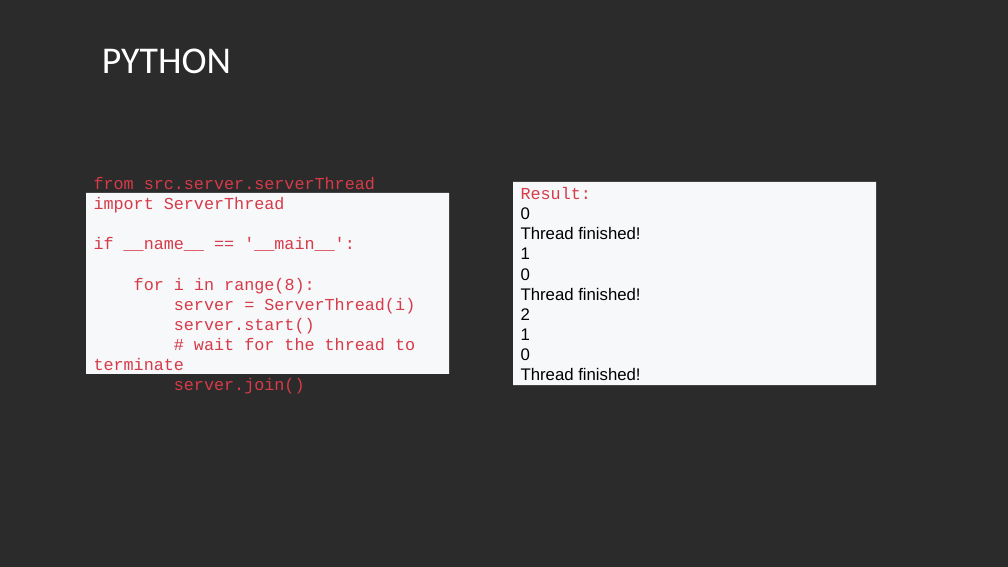
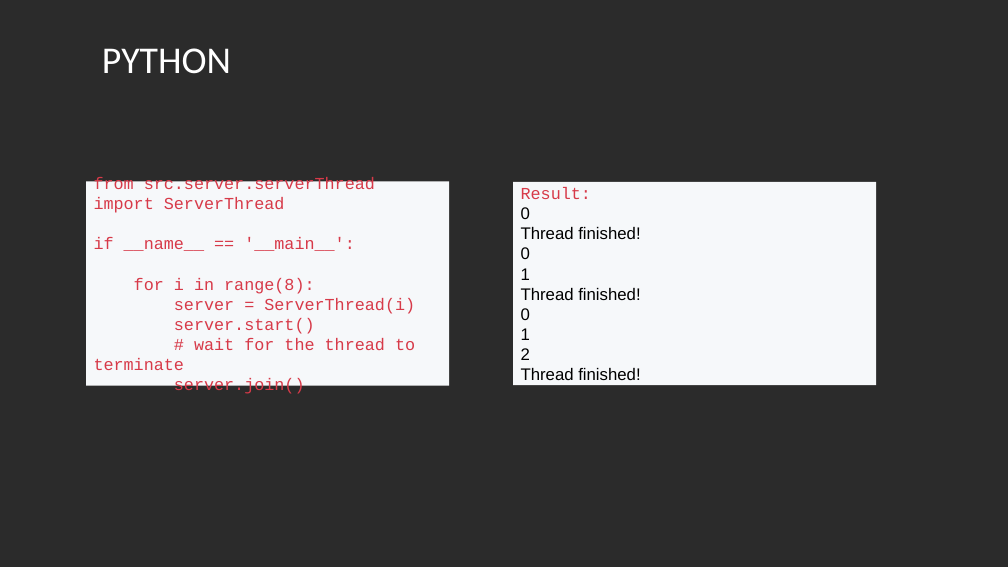
Before and after one commit to LukasKiederle/seminar-compare-go, a slide deck: slide 5 of Comparing Raft algorithm in go and Python.pptx. Drawn at 1008x567 pixels with LibreOffice and Linux fonts; fonts in the diff are those of the drawing; background and template pictures are left out; a plain dark background stands for a picture behind light text. Boxes give left, top, right and bottom in pixels: in the first picture for what was removed or moved away, otherwise in the second. Text is boxed around its words. In the diff, an @@ line names an element or a change of style, - is before the commit and + after.

Commit message:
updated presentation

```diff
--- a/Comparing Raft algorithm in go and Python.pptx
+++ b/Comparing Raft algorithm in go and Python.pptx
@@ rectangle "from src.server.serverThread import ServerThread" resized from (x1=86, y1=193, x2=449, y2=374) to (x1=86, y1=181, x2=449, y2=386) @@
@@ text in rectangle at (x1=521, y1=247, x2=530, y2=259): paragraph added @@
+0
@@ text in rectangle at (x1=521, y1=288, x2=640, y2=300): paragraph added @@
+Thread finished!
@@ text in rectangle at (x1=521, y1=328, x2=530, y2=360): paragraphs added @@
+1
+2
@@ text in rectangle at (x1=521, y1=308, x2=640, y2=380): paragraphs removed @@
-2
-1
-0
-Thread finished!
```
Also in this commit, not shown: 5 other slides changed.
